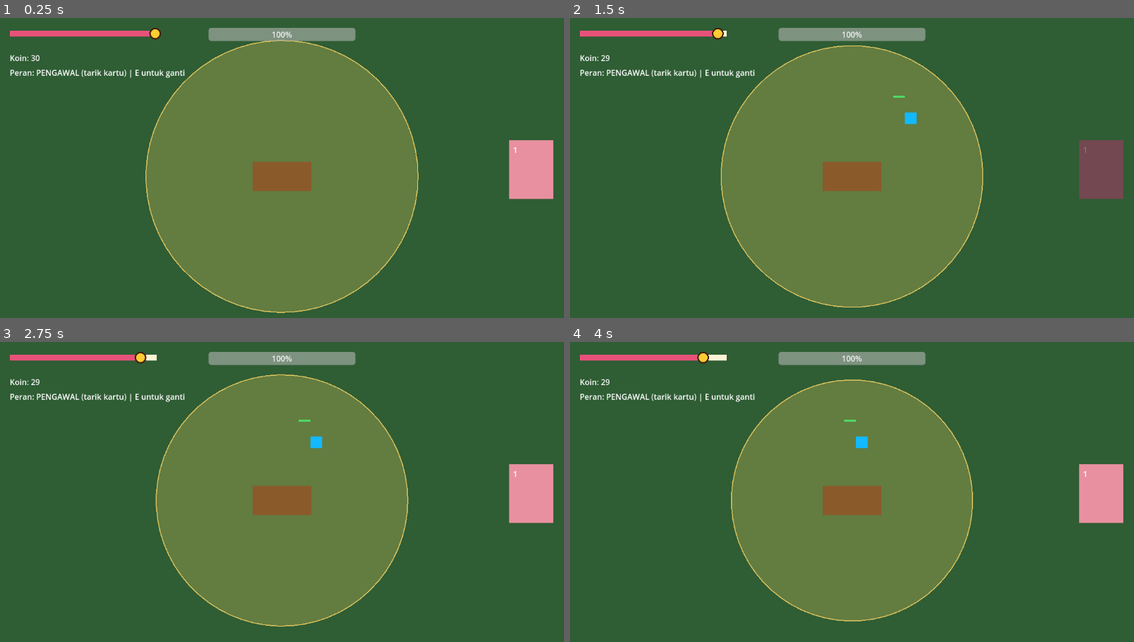
Above: before the commit, frames 1-4 (two rows, left to right).
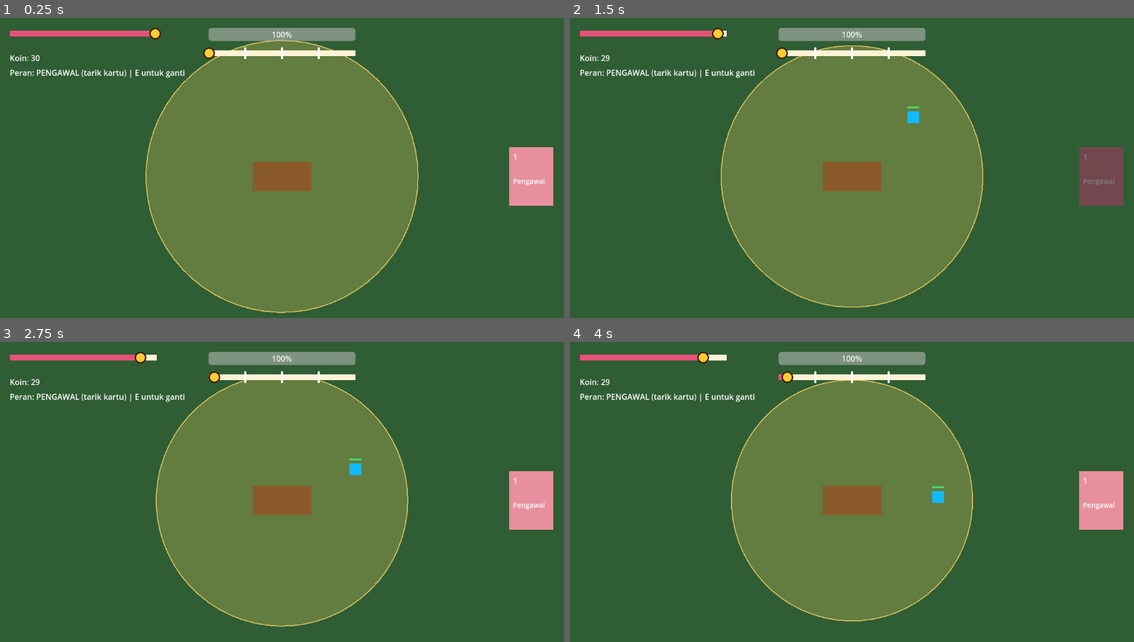
Above: after the commit, the same moments.

Repository: najwajihan/KaravanProtect
Game: Godot game, scene res://main.tscn
Same seed, same stepped clock (60 frames per second), same inputs: the game is played once before the commit and once after it. The project has no main scene, so this scene is started directly.
Inputs (mouse positions are in pixels of both pictures, inside the frame that each line leads up to):
- Up to frame 1 (0.25 s): no input
- Up to frame 2 (1.5 s): drag from (1100, 171) to (908, 108) at 0.52 s; drag from (739, 192) to (823, 240) at 1.27 s
- Up to frame 3 (2.75 s): move the mouse to (338, 432) at 2.02 s; hold Space (pour_oil) from 2.03 s (still down); click (338, 432) at 2.17 s
- Up to frame 4 (4 s): release Space (pour_oil) at 2.75 s; drag from (823, 564) to (682, 453) at 2.77 s; move the mouse to (1021, 549) at 3.52 s; hold Space (pour_oil) from 3.53 s (still down); click (1021, 549) at 3.67 s

The runs differ from the first frame. In frame 1, 1.0% of the frame differs, in the area x 36-99%, y 9-63%; in frame 2, 1.1%; in frame 3, 1.2%; in frame 4, 1.2%.

Commit message:
perubahan baru kedua

Diff:
--- a/Card.gd
+++ b/Card.gd
@@ -1,11 +1,20 @@
+class_name Card
 extends ColorRect
 
-signal dropped
+signal dropped(card)
 
+@export var card_name := "Pengawal"
+@export var guard_scene: PackedScene   # scene pengawal yang dipanggil kartu ini
 @export var cooldown_time := 0.5
 @export var cost := 1
+@export var card_color := Color(0.91, 0.56, 0.62)
+@export var ghost_color := Color(0.3, 0.5, 1.0, 0.6)
 
-# Kalau nilai enabled diubah, tampilan kartu langsung ikut berubah
+# Diubah oleh Main saat pemain memilih hadiah "Perkuat"
+var level := 1
+var hp_mult := 1.0
+var damage_mult := 1.0
+
 var enabled := true:
 	set(value):
 		enabled = value
@@ -13,7 +22,6 @@
 			_stop_drag()
 		_update_visual()
 
-# Kartu menggelap kalau koin tidak cukup
 var affordable := true:
 	set(value):
 		affordable = value
@@ -24,15 +32,20 @@
 var ghost: ColorRect = null
 
 @onready var cost_label: Label = $CostLabel
+@onready var name_label: Label = $NameLabel
 
 func _ready():
+	color = card_color
+	refresh_labels()
+
+func refresh_labels():
 	cost_label.text = str(cost)
+	name_label.text = card_name if level <= 1 else card_name + "\nLv " + str(level)
 
 func _process(delta):
 	if cooldown_left > 0.0:
 		cooldown_left = maxf(cooldown_left - delta, 0.0)
 		_update_visual()
-	# Kotak bayangan mengikuti mouse selama kartu ditarik
 	if is_dragging and ghost != null:
 		ghost.position = get_viewport().get_mouse_position() - ghost.size / 2.0
 
@@ -44,24 +57,26 @@
 	_update_visual()
 
 func _gui_input(event):
-	# Mulai menarik saat klik kiri ditekan di atas kartu
 	if event is InputEventMouseButton and event.pressed and event.button_index == MOUSE_BUTTON_LEFT:
 		if can_use():
 			_start_drag()
 
 func _input(event):
-	# Dilepas di mana pun (tidak harus di atas kartu), jadi dicek lewat _input
 	if is_dragging and event is InputEventMouseButton and not event.pressed and event.button_index == MOUSE_BUTTON_LEFT:
 		_stop_drag()
-		dropped.emit()
+		dropped.emit(self)
 
 func _start_drag():
 	is_dragging = true
 	ghost = ColorRect.new()
 	ghost.size = Vector2(24, 24)
-	ghost.color = Color(0.3, 0.5, 1.0, 0.6)
+	ghost.color = ghost_color
 	ghost.mouse_filter = Control.MOUSE_FILTER_IGNORE
-	get_parent().add_child(ghost)
+	# Ghost ditaruh di HUD, bukan di CardRow, supaya tidak diatur ulang oleh container
+	var hud := find_parent("HUD")
+	if hud == null:
+		hud = get_parent()
+	hud.add_child(ghost)
 
 func _stop_drag():
 	is_dragging = false
@@ -70,7 +85,6 @@
 		ghost = null
 
 func _update_visual():
-	# Kartu menggelap saat cooldown, saat koin kurang, atau saat berada di peran penjaga lentera
 	if can_use():
 		modulate = Color(1, 1, 1, 1)
 	else:
--- a/Guard.gd
+++ b/Guard.gd
@@ -2,44 +2,60 @@
 extends Node2D
 
 @export var max_hp := 40.0
-@export var move_speed := 100.0
+@export var move_speed := 100.0          # kecepatan saat mengejar musuh / kembali ke cahaya
 @export var attack_damage := 8.0
-@export var attack_range := 30.0        # jarak serang (piksel)
-@export var attack_cooldown := 0.8    # jeda antar serangan (detik)
-@export var detect_range := 260.0       # seberapa jauh pengawal melihat musuh
-@export var leash_radius := 420.0       # pengawal tidak mengejar musuh yang terlalu jauh dari karavan
-@export var follow_radius := 200.0      # kalau tidak ada musuh, pengawal tetap dekat karavan
+@export var attack_range := 30.0         # jarak serang (piksel)
+@export var attack_cooldown := 0.8       # jeda antar serangan (detik)
+@export var detect_range := 260.0        # seberapa jauh pengawal melihat musuh
+@export var engage_margin := 60.0        # musuh dilawan kalau berada di dalam cahaya + jarak ini
+@export var wander_speed := 50.0         # kecepatan jalan santai saat berkeliling
+@export var wander_pause_max := 1.5      # lama berhenti maksimum di tiap titik (detik)
+@export var edge_margin := 25.0          # pengawal menjauh dari tepi cahaya sejauh ini
+@export var keep_out_radius := 90.0      # pengawal tidak boleh lebih dekat dari ini ke pusat karavan
 @export var hp_bar_width := 24.0
 
 var hp := 0.0
 var time_since_attack := 0.0
-var caravan: Node2D = null
+var caravan: Caravan = null
+var last_caravan_pos := Vector2.ZERO
+var wander_offset := Vector2.ZERO        # titik tujuan, relatif terhadap karavan
+var wander_wait := 0.0
+var wander_timer := 0.0
 
 @onready var hp_fill: ColorRect = $HpFill
 
 func _ready():
 	hp = max_hp
 	add_to_group("guards")
-	caravan = get_tree().get_first_node_in_group("caravan") as Node2D
+	caravan = get_tree().get_first_node_in_group("caravan") as Caravan
+	if caravan != null:
+		last_caravan_pos = caravan.global_position
 	_update_hp_bar()
 
 func _process(delta):
 	time_since_attack += delta
+	if caravan == null:
+		return
+	var caravan_move := caravan.global_position - last_caravan_pos
+	last_caravan_pos = caravan.global_position
+
 	var target := _find_nearest_enemy()
 	if target != null:
 		_fight(target, delta)
 	else:
-		_return_to_caravan(delta)
+		_wander(delta, caravan_move)
+	# Selalu dijalankan terakhir: pengawal tidak boleh masuk ke karavan
+	_keep_out_of_caravan()
 
 func _find_nearest_enemy() -> Node2D:
 	var best: Node2D = null
 	var best_distance := detect_range
+	var engage_radius := caravan.get_light_radius() + engage_margin
 	for node in get_tree().get_nodes_in_group("enemies"):
 		var enemy := node as Node2D
 		if enemy == null or enemy.is_queued_for_deletion():
 			continue
-		# Abaikan musuh yang terlalu jauh dari karavan
-		if caravan != null and enemy.global_position.distance_to(caravan.global_position) > leash_radius:
+		if enemy.global_position.distance_to(caravan.global_position) > engage_radius:
 			continue
 		var distance := global_position.distance_to(enemy.global_position)
 		if distance < best_distance:
@@ -50,20 +66,69 @@
 func _fight(target: Node2D, delta: float):
 	var distance := global_position.distance_to(target.global_position)
 	if distance > attack_range:
-		# Masih jauh: berjalan mendekat
 		global_position += global_position.direction_to(target.global_position) * move_speed * delta
 	elif time_since_attack >= attack_cooldown:
-		# Sudah dekat dan serangan siap: pukul
 		time_since_attack = 0.0
 		if target.has_method("take_damage"):
 			target.take_damage(attack_damage)
 
-func _return_to_caravan(delta: float):
-	if caravan == null:
+# Batas terluar area berkeliling. Tidak pernah lebih kecil dari zona terlarang + 15,
+# jadi saat cahaya menyusut pengawal berjaga tepat di luar karavan.
+func _wander_limit() -> float:
+	return maxf(caravan.get_light_radius() - edge_margin, keep_out_radius + 15.0)
+
+func _wander(delta: float, caravan_move: Vector2):
+	# Ikut terbawa gerak karavan supaya tidak tertinggal
+	global_position += caravan_move
+
+	var center := caravan.global_position
+	var limit := _wander_limit()
+
+	# Kalau di luar area berkeliling (misalnya cahaya menyusut), masuk lagi dulu
+	if global_position.distance_to(center) > limit:
+		global_position = global_position.move_toward(center, move_speed * delta)
 		return
-	var distance := global_position.distance_to(caravan.global_position)
-	if distance > follow_radius:
-		global_position += global_position.direction_to(caravan.global_position) * move_speed * delta
+
+	if wander_wait > 0.0:
+		wander_wait -= delta
+		return
+
+	if wander_offset == Vector2.ZERO:
+		_pick_wander_point()
+
+	# Tujuan dijaga tetap di dalam cincin (di luar zona terlarang, di dalam cahaya)
+	var inner := keep_out_radius + 10.0
+	var ring_length := clampf(wander_offset.length(), inner, maxf(limit, inner))
+	var goal := center + Vector2.RIGHT.rotated(wander_offset.angle()) * ring_length
+
+	wander_timer += delta
+	if global_position.distance_to(goal) < 4.0 or wander_timer > 6.0:
+		wander_wait = randf_range(0.3, wander_pause_max)
+		_pick_wander_point()
+	else:
+		global_position = global_position.move_toward(goal, wander_speed * delta)
+
+func _pick_wander_point():
+	wander_timer = 0.0
+	var inner := keep_out_radius + 10.0
+	var outer := maxf(_wander_limit(), inner)
+	# Coba beberapa titik, ambil yang jalurnya tidak menembus karavan
+	for i in 8:
+		wander_offset = Vector2.RIGHT.rotated(randf() * TAU) * randf_range(inner, outer)
+		if not _path_blocked(caravan.global_position + wander_offset):
+			return
+
+func _path_blocked(goal: Vector2) -> bool:
+	var closest := Geometry2D.get_closest_point_to_segment(
+		caravan.global_position, global_position, goal)
+	return closest.distance_to(caravan.global_position) < keep_out_radius - 1.0
+
+func _keep_out_of_caravan():
+	var offset := global_position - caravan.global_position
+	if offset.length() < keep_out_radius:
+		if offset.length() < 0.01:
+			offset = Vector2.RIGHT
+		global_position = caravan.global_position + offset.normalized() * keep_out_radius
 
 func take_damage(amount: float):
 	if is_queued_for_deletion():
@@ -71,7 +136,7 @@
 	hp -= amount
 	_update_hp_bar()
 	if hp <= 0.0:
-		queue_free()   # pengawal gugur
+		queue_free()
 
 func _update_hp_bar():
 	hp_fill.size.x = hp_bar_width * clampf(hp / max_hp, 0.0, 1.0)
--- a/Main.gd
+++ b/Main.gd
@@ -2,44 +2,84 @@
 
 enum Mode { GUARD, LANTERN }
 
-const GUARD_SCENE = preload("res://guard.tscn")
 const ENEMY_SCENE = preload("res://enemy.tscn")
 const COIN_SCENE = preload("res://coin.tscn")
+const CARD_SCENE = preload("res://card.tscn")
 
 @export var start_coins := 30
-@export var spawn_distance := 700.0     # musuh muncul sejauh ini dari karavan (di luar layar)
+@export var spawn_distance := 700.0
 @export var max_enemies := 60
-@export var min_spawn_interval := 0.6   # jeda spawn tercepat (detik)
-@export var spawn_speedup := 0.02       # setiap spawn, jeda dipercepat sebesar ini
+@export var min_spawn_interval := 0.6
+@export var spawn_speedup := 0.02
+# Checkpoint di 25%, 50%, 75% perjalanan
+@export var checkpoint_fractions: Array[float] = [0.25, 0.5, 0.75]
+@export var choices_per_checkpoint := 3
+@export var strengthen_bonus := 0.25   # hadiah Perkuat: +25% HP dan damage
+@export var speed_bonus := 10.0        # hadiah Roda: +10 kecepatan karavan
+
+# Data kartu peran baru. Menambah peran baru = menambah satu blok di sini.
+var role_data := {
+	"shield": {
+		"name": "Tameng",
+		"scene": preload("res://shield_guard.tscn"),
+		"cost": 3,
+		"cooldown": 1.5,
+		"color": Color(0.85, 0.65, 0.13),
+		"ghost": Color(0.85, 0.65, 0.13, 0.6),
+		"desc": "Pengawal tebal tapi lambat. Bagus untuk menahan musuh."
+	},
+	"scout": {
+		"name": "Pengintai",
+		"scene": preload("res://scout_guard.tscn"),
+		"cost": 2,
+		"cooldown": 0.8,
+		"color": Color(0.37, 0.88, 0.54),
+		"ghost": Color(0.37, 0.88, 0.54, 0.6),
+		"desc": "Pengawal rapuh tapi cepat dan sering memukul."
+	}
+}
 
 var current_mode: Mode = Mode.GUARD
 var coins := 0
 var game_over := false
 var message_time_left := 0.0
+var start_x := 0.0
+var total_distance := 1.0
+var next_checkpoint := 0
+var unlocked_roles: Array[String] = []
 
 @onready var caravan: Caravan = $Caravan
 @onready var units: Node2D = $Units
 @onready var enemy_timer: Timer = $EnemyTimer
-@onready var card = $HUD/Card
+@onready var card_row: VBoxContainer = $HUD/CardRow
 @onready var oil_bar = $HUD/OilBar
+@onready var travel_bar = $HUD/TravelBar
 @onready var hp_bar: ProgressBar = $HUD/HpBar
 @onready var coin_label: Label = $HUD/CoinLabel
 @onready var mode_label: Label = $HUD/ModeLabel
 @onready var message_label: Label = $HUD/MessageLabel
+@onready var checkpoint_panel: Control = $HUD/CheckpointPanel
+@onready var choices_box: HBoxContainer = $HUD/CheckpointPanel/Choices
 
 func _ready():
+	get_tree().paused = false
 	coins = start_coins
-	card.dropped.connect(_on_card_dropped)
+	for card in _all_cards():
+		card.dropped.connect(_on_card_dropped)
 	caravan.arrived.connect(_on_caravan_arrived)
 	caravan.destroyed.connect(_on_caravan_destroyed)
 	enemy_timer.timeout.connect(_spawn_enemy)
 	oil_bar.max_value = caravan.max_oil
 	hp_bar.max_value = caravan.max_hp
+	start_x = caravan.position.x
+	total_distance = maxf(caravan.destination_x - start_x, 1.0)
+	travel_bar.max_value = total_distance
+	_build_checkpoint_ticks()
+	checkpoint_panel.hide()
 	message_label.text = ""
 	_apply_mode()
 
 func _process(delta):
-	# Tombol R: mulai ulang (berguna saat menguji)
 	if Input.is_action_just_pressed("restart"):
 		get_tree().reload_current_scene()
 
@@ -51,7 +91,6 @@
 		if message_time_left <= 0.0:
 			message_label.text = ""
 
-	# Pergantian peran manual: tekan E untuk bolak-balik
 	if Input.is_action_just_pressed("switch_role"):
 		if current_mode == Mode.GUARD:
 			current_mode = Mode.LANTERN
@@ -59,29 +98,38 @@
 			current_mode = Mode.GUARD
 		_apply_mode()
 
-	# Menuang minyak hanya bisa saat berada di peran penjaga lentera
 	if current_mode == Mode.LANTERN and Input.is_action_pressed("pour_oil"):
 		caravan.add_oil(delta)
 
-	# Perbarui tampilan antarmuka
-	card.affordable = coins >= card.cost
+	for card in _all_cards():
+		card.affordable = coins >= card.cost
 	oil_bar.set_value(caravan.oil)
 	hp_bar.value = caravan.hp
 	coin_label.text = "Koin: " + str(coins)
+	travel_bar.set_value(caravan.position.x - start_x)
+	_check_checkpoint()
+
+func _all_cards() -> Array[Card]:
+	var result: Array[Card] = []
+	for child in card_row.get_children():
+		if child is Card:
+			result.append(child)
+	return result
 
 func _apply_mode():
-	if current_mode == Mode.GUARD:
+	var is_guard := current_mode == Mode.GUARD
+	if is_guard:
 		mode_label.text = "Peran: PENGAWAL (tarik kartu) | E untuk ganti"
-		card.enabled = true
 	else:
 		mode_label.text = "Peran: PENJAGA LENTERA (tahan Spasi) | E untuk ganti"
-		card.enabled = false
+	for card in _all_cards():
+		card.enabled = is_guard
 
 func _show_message(text: String):
 	message_label.text = text
 	message_time_left = 1.5
 
-# ---------- Musuh dan koin ----------
+# ---------- Musuh dan koin (koin hanya dari musuh) ----------
 
 func _spawn_enemy():
 	if game_over:
@@ -108,23 +156,113 @@
 
 # ---------- Kartu ----------
 
-func _on_card_dropped():
+func _on_card_dropped(card: Card):
 	if game_over:
 		return
 	var spawn_pos := get_global_mouse_position()
-	var distance := spawn_pos.distance_to(caravan.global_position)
-	if distance > caravan.get_light_radius():
+	if spawn_pos.distance_to(caravan.global_position) > caravan.get_light_radius():
 		_show_message("Di luar cahaya!")
 		return
 	if coins < card.cost:
 		_show_message("Koin tidak cukup")
 		return
 	coins -= card.cost
-	var guard := GUARD_SCENE.instantiate() as Guard
+	var guard := card.guard_scene.instantiate() as Guard
+	# Atur kekuatan SEBELUM add_child, karena Guard mengisi hp di _ready
+	guard.max_hp *= card.hp_mult
+	guard.attack_damage *= card.damage_mult
 	units.add_child(guard)
 	guard.global_position = spawn_pos
 	card.start_cooldown()
 
+# ---------- Progress dan checkpoint ----------
+
+func _build_checkpoint_ticks():
+	for fraction in checkpoint_fractions:
+		var tick := ColorRect.new()
+		tick.color = Color(1, 1, 1)
+		tick.size = Vector2(4, 24)
+		tick.position = Vector2(travel_bar.bar_width * fraction - 2.0, 0.0)
+		tick.mouse_filter = Control.MOUSE_FILTER_IGNORE
+		travel_bar.add_child(tick)
+		travel_bar.move_child(tick, 2)   # di atas Track dan Fill, di bawah Marker
+
+func _check_checkpoint():
+	if next_checkpoint >= checkpoint_fractions.size():
+		return
+	var progress := (caravan.position.x - start_x) / total_distance
+	if progress >= checkpoint_fractions[next_checkpoint]:
+		next_checkpoint += 1
+		_open_checkpoint()
+
+func _open_checkpoint():
+	var options := _roll_options()
+	get_tree().paused = true
+	for card in _all_cards():
+		card.enabled = false
+	for option in options:
+		var button := Button.new()
+		button.custom_minimum_size = Vector2(240, 200)
+		button.autowrap_mode = TextServer.AUTOWRAP_WORD_SMART
+		button.text = option["title"] + "\n\n" + option["desc"]
+		button.pressed.connect(_on_option_chosen.bind(option))
+		choices_box.add_child(button)
+	checkpoint_panel.show()
+
+func _roll_options() -> Array:
+	var pool: Array = []
+	# 1) Kartu peran baru yang belum diambil
+	for role_id in role_data:
+		if not unlocked_roles.has(role_id):
+			var data: Dictionary = role_data[role_id]
+			pool.append({"kind": "new_card", "id": role_id,
+				"title": "KARTU BARU: " + data["name"], "desc": data["desc"]})
+	# 2) Perkuat setiap kartu yang sudah dimiliki
+	for card in _all_cards():
+		pool.append({"kind": "strengthen", "card": card,
+			"title": "PERKUAT: " + card.card_name,
+			"desc": "HP dan damage pengawal kartu ini +" + str(int(strengthen_bonus * 100)) + "%."})
+	# 3) Karavan lebih cepat
+	pool.append({"kind": "speed", "title": "RODA LEBIH CEPAT",
+		"desc": "Kecepatan karavan +" + str(int(speed_bonus)) + ". Sampai tujuan lebih cepat."})
+	pool.shuffle()
+	return pool.slice(0, mini(choices_per_checkpoint, pool.size()))
+
+func _on_option_chosen(option: Dictionary):
+	_apply_option(option)
+	for child in choices_box.get_children():
+		child.queue_free()
+	checkpoint_panel.hide()
+	get_tree().paused = false
+	_apply_mode()
+
+func _apply_option(option: Dictionary):
+	match option["kind"]:
+		"new_card":
+			_unlock_role(option["id"])
+		"strengthen":
+			var card: Card = option["card"]
+			card.level += 1
+			card.hp_mult += strengthen_bonus
+			card.damage_mult += strengthen_bonus
+			card.refresh_labels()
+		"speed":
+			caravan.speed += speed_bonus
+	_show_message(option["title"])
+
+func _unlock_role(role_id: String):
+	unlocked_roles.append(role_id)
+	var data: Dictionary = role_data[role_id]
+	var card := CARD_SCENE.instantiate() as Card
+	card.card_name = data["name"]
+	card.guard_scene = data["scene"]
+	card.cost = data["cost"]
+	card.cooldown_time = data["cooldown"]
+	card.card_color = data["color"]
+	card.ghost_color = data["ghost"]
+	card_row.add_child(card)     # HBoxContainer menaruhnya di samping kartu lama
+	card.dropped.connect(_on_card_dropped)
+
 # ---------- Menang dan kalah ----------
 
 func _on_caravan_arrived():
--- /dev/null
+++ b/card.tscn
@@ -0,0 +1,27 @@
+[gd_scene load_steps=2 format=3 uid="uid://ltkd6iwvlucq"]
+
+[ext_resource type="Script" uid="uid://duxw153hun3pm" path="res://Card.gd" id="1_kikvd"]
+
+[node name="Card" type="ColorRect"]
+custom_minimum_size = Vector2(90, 120)
+offset_right = 40.0
+offset_bottom = 40.0
+color = Color(0.9098039, 0.5647059, 0.62352943, 1)
+script = ExtResource("1_kikvd")
+
+[node name="CostLabel" type="Label" parent="."]
+layout_mode = 0
+offset_left = 8.0
+offset_top = 8.0
+offset_right = 48.0
+offset_bottom = 31.0
+text = "1"
+
+[node name="NameLabel" type="Label" parent="."]
+layout_mode = 0
+offset_left = 8.0
+offset_top = 60.0
+offset_right = 83.0
+offset_bottom = 83.0
+theme_override_font_sizes/font_size = 14
+text = "Pengawal"
--- a/guard.tscn
+++ b/guard.tscn
@@ -6,10 +6,10 @@
 script = ExtResource("1_opr0s")
 
 [node name="Body" type="ColorRect" parent="."]
-offset_left = 12.0
-offset_top = 12.0
-offset_right = 36.0
-offset_bottom = 36.0
+offset_left = -12.0
+offset_top = -12.0
+offset_right = 12.0
+offset_bottom = 12.0
 color = Color(0.07058824, 0.7254902, 1, 1)
 
 [node name="HpBack" type="ColorRect" parent="."]
--- a/main.tscn
+++ b/main.tscn
@@ -1,9 +1,10 @@
-[gd_scene load_steps=5 format=3 uid="uid://bsipj5byfjpng"]
+[gd_scene load_steps=6 format=3 uid="uid://bsipj5byfjpng"]
 
 [ext_resource type="PackedScene" uid="uid://sfj826piogfu" path="res://caravan.tscn" id="1_0xm2m"]
 [ext_resource type="Script" uid="uid://dmr2sq6pe7tnw" path="res://Main.gd" id="1_1bvp3"]
 [ext_resource type="PackedScene" uid="uid://drarywy6r0y8w" path="res://maker_bar.tscn" id="2_h2yge"]
-[ext_resource type="Script" uid="uid://duxw153hun3pm" path="res://Card.gd" id="3_h2yge"]
+[ext_resource type="PackedScene" uid="uid://ltkd6iwvlucq" path="res://card.tscn" id="4_1bvp3"]
+[ext_resource type="PackedScene" uid="uid://dar7o2kene6nb" path="res://guard.tscn" id="5_lquwl"]
 
 [node name="Main" type="Node2D"]
 script = ExtResource("1_1bvp3")
@@ -65,18 +66,56 @@
 offset_right = 440.0
 offset_bottom = 603.0
 
-[node name="Card" type="ColorRect" parent="HUD"]
+[node name="TravelBar" parent="HUD" instance=ExtResource("2_h2yge")]
+offset_left = 426.0
+offset_top = 60.0
+offset_right = 466.0
+offset_bottom = 100.0
+
+[node name="CardRow" type="VBoxContainer" parent="HUD"]
 offset_left = 1040.0
-offset_top = 250.0
+offset_top = 134.0
 offset_right = 1130.0
-offset_bottom = 370.0
-color = Color(0.9098039, 0.5647059, 0.62352943, 1)
-script = ExtResource("3_h2yge")
+offset_bottom = 514.0
+theme_override_constants/separation = 10
+alignment = 1
 
-[node name="CostLabel" type="Label" parent="HUD/Card"]
+[node name="GuardCard" parent="HUD/CardRow" instance=ExtResource("4_1bvp3")]
+layout_mode = 2
+guard_scene = ExtResource("5_lquwl")
+
+[node name="CheckpointPanel" type="Control" parent="HUD"]
+process_mode = 3
+layout_mode = 3
+anchors_preset = 15
+anchor_right = 1.0
+anchor_bottom = 1.0
+grow_horizontal = 2
+grow_vertical = 2
+
+[node name="Dim" type="ColorRect" parent="HUD/CheckpointPanel"]
+layout_mode = 1
+anchors_preset = 15
+anchor_right = 1.0
+anchor_bottom = 1.0
+grow_horizontal = 2
+grow_vertical = 2
+color = Color(0, 0, 0, 0.6)
+
+[node name="TitleLabel" type="Label" parent="HUD/CheckpointPanel"]
 layout_mode = 0
-offset_left = 8.0
-offset_top = 8.0
-offset_right = 48.0
-offset_bottom = 31.0
-text = "10"
+offset_left = 376.0
+offset_top = 110.0
+offset_right = 416.0
+offset_bottom = 133.0
+theme_override_font_sizes/font_size = 32
+text = "CHECKPOINT! Pilih satu hadiah"
+
+[node name="Choices" type="HBoxContainer" parent="HUD/CheckpointPanel"]
+layout_mode = 0
+offset_left = 196.0
+offset_top = 200.0
+offset_right = 956.0
+offset_bottom = 460.0
+theme_override_constants/separation = 20
+alignment = 1
--- /dev/null
+++ b/scout_guard.tscn
@@ -0,0 +1,32 @@
+[gd_scene load_steps=2 format=3 uid="uid://dxk8xyitxi5hl"]
+
+[ext_resource type="Script" uid="uid://cj5lh2eua5k1x" path="res://Guard.gd" id="1_txeuy"]
+
+[node name="Guard" type="Node2D"]
+script = ExtResource("1_txeuy")
+max_hp = 20.0
+move_speed = 170.0
+attack_damage = 10.0
+attack_cooldown = 0.5
+detect_range = 320.0
+
+[node name="Body" type="ColorRect" parent="."]
+offset_left = -12.0
+offset_top = -12.0
+offset_right = 12.0
+offset_bottom = 12.0
+color = Color(0.37254903, 0.8784314, 0.5411765, 1)
+
+[node name="HpBack" type="ColorRect" parent="."]
+offset_left = -12.0
+offset_top = -22.0
+offset_right = 12.0
+offset_bottom = -18.0
+color = Color(0.2, 0.2, 0.2, 1)
+
+[node name="HpFill" type="ColorRect" parent="."]
+offset_left = -12.0
+offset_top = -22.0
+offset_right = 12.0
+offset_bottom = -18.0
+color = Color(0.29803923, 0.8509804, 0.39215687, 1)
--- /dev/null
+++ b/shield_guard.tscn
@@ -0,0 +1,31 @@
+[gd_scene load_steps=2 format=3 uid="uid://di1gsytrvepyc"]
+
+[ext_resource type="Script" uid="uid://cj5lh2eua5k1x" path="res://Guard.gd" id="1_ym503"]
+
+[node name="Guard" type="Node2D"]
+script = ExtResource("1_ym503")
+max_hp = 120.0
+move_speed = 70.0
+attack_damage = 5.0
+attack_cooldown = 1.2
+
+[node name="Body" type="ColorRect" parent="."]
+offset_left = -12.0
+offset_top = -12.0
+offset_right = 12.0
+offset_bottom = 12.0
+color = Color(0.8509804, 0.64705884, 0.1254902, 1)
+
+[node name="HpBack" type="ColorRect" parent="."]
+offset_left = -12.0
+offset_top = -22.0
+offset_right = 12.0
+offset_bottom = -18.0
+color = Color(0.2, 0.2, 0.2, 1)
+
+[node name="HpFill" type="ColorRect" parent="."]
+offset_left = -12.0
+offset_top = -22.0
+offset_right = 12.0
+offset_bottom = -18.0
+color = Color(0.29803923, 0.8509804, 0.39215687, 1)
